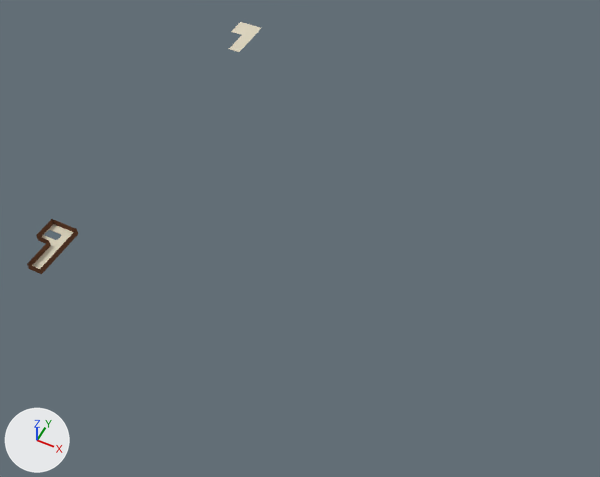
One commit to the Blender file Items/orphanage/orphanage_separate.blend: the scene before it, then after it.
Rendered twice from a 50 mm camera at (117.8, -96.0, 163.2) aimed at (50.1, 39.3, -6.0). Every picture has the same lights, and +X, +Y and +Z are marked at lower left.

Names of what the first picture shows: '3f'.
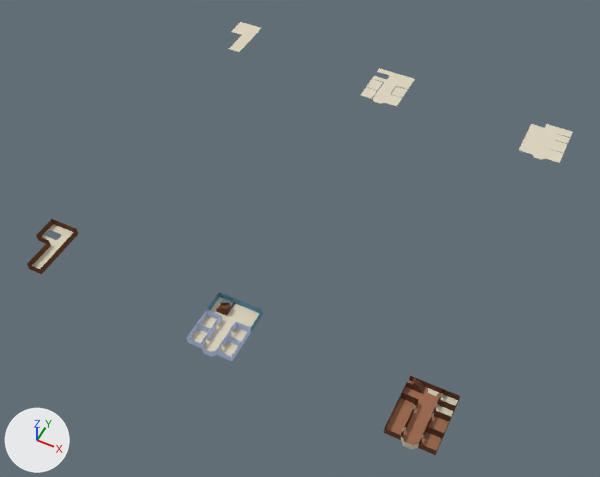
What differs and where, as boxes [x1, y1, x2, y2] in the pictures (600 x 477 px):
'1f', shown
    after: [384, 124, 573, 455]
'2f', shown
    after: [187, 68, 415, 361]

What changed in the scene script:
```text
Change ob_2f:
    remove ob_2f.hide_viewport = True
Change ob_1f:
    remove ob_1f.hide_viewport = True
```
